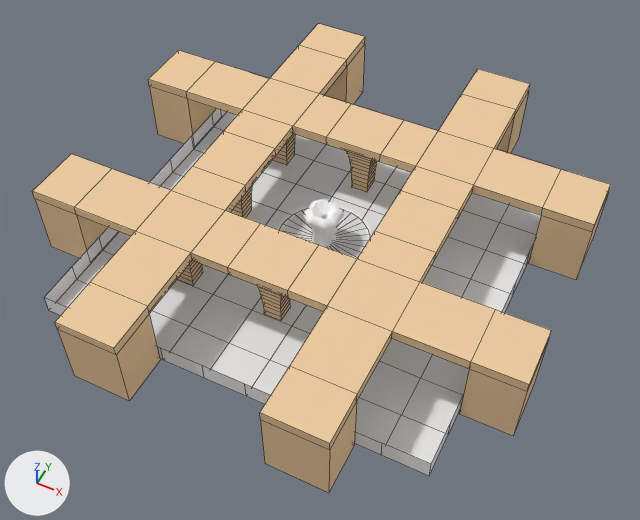
An edit to the Blender file data/levels/fountain/fountain.blend, drawn before and after from the same camera.
Camera for both pictures: a 50 mm camera at (27.9, -56.6, 68.0) aimed at (0.7, -2.4, 0.1). Arrows for +X, +Y and +Z are at lower left; the lights stay in place. Mesh edges are drawn as thin lines on the coarser meshes.
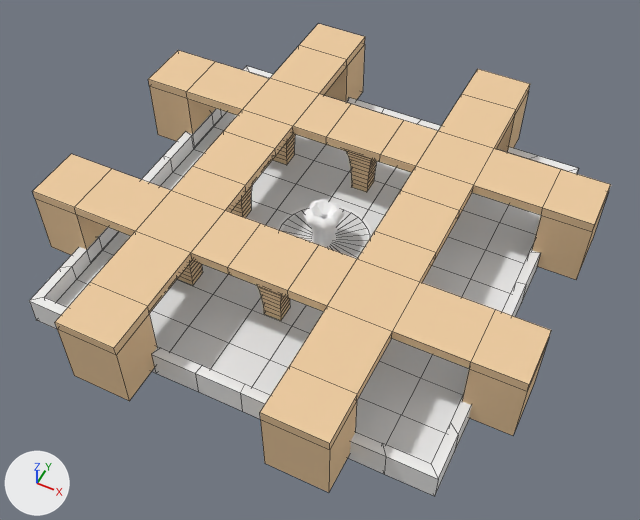
Boxes [x1, y1, x2, y2] around the edits, measured in the pictures (640 x 520 px):
'Ground', reshaped
    before: [44, 109, 541, 476]
    after: [29, 66, 579, 496]
part 1 of me_ground, added
    after: [29, 66, 579, 496]

The edits, one by one:
me_ground is used by ob_ground; location (-0.1, 0.0, 0.0); scale (3.5, 3.5, 1.0).
me_ground had 136 vertices, 117 faces and spanned x -5.7..5.7, y -5.7..5.7, z 0.0..2.0.
me_ground now has 209 vertices, 225 faces and spans x -5.99..5.99, y -5.99..5.99, z -1.0..2.0.
Part 1, on me_ground:
37 vertices are added at x -5.99..5.99, y -5.99..5.99, z -1.0.
36 new vertices lie (0.0, 0.0, 3.0) away from vertices in x -5.99..5.99, y -5.99..5.99, z -1.0.
108 new faces join them.
